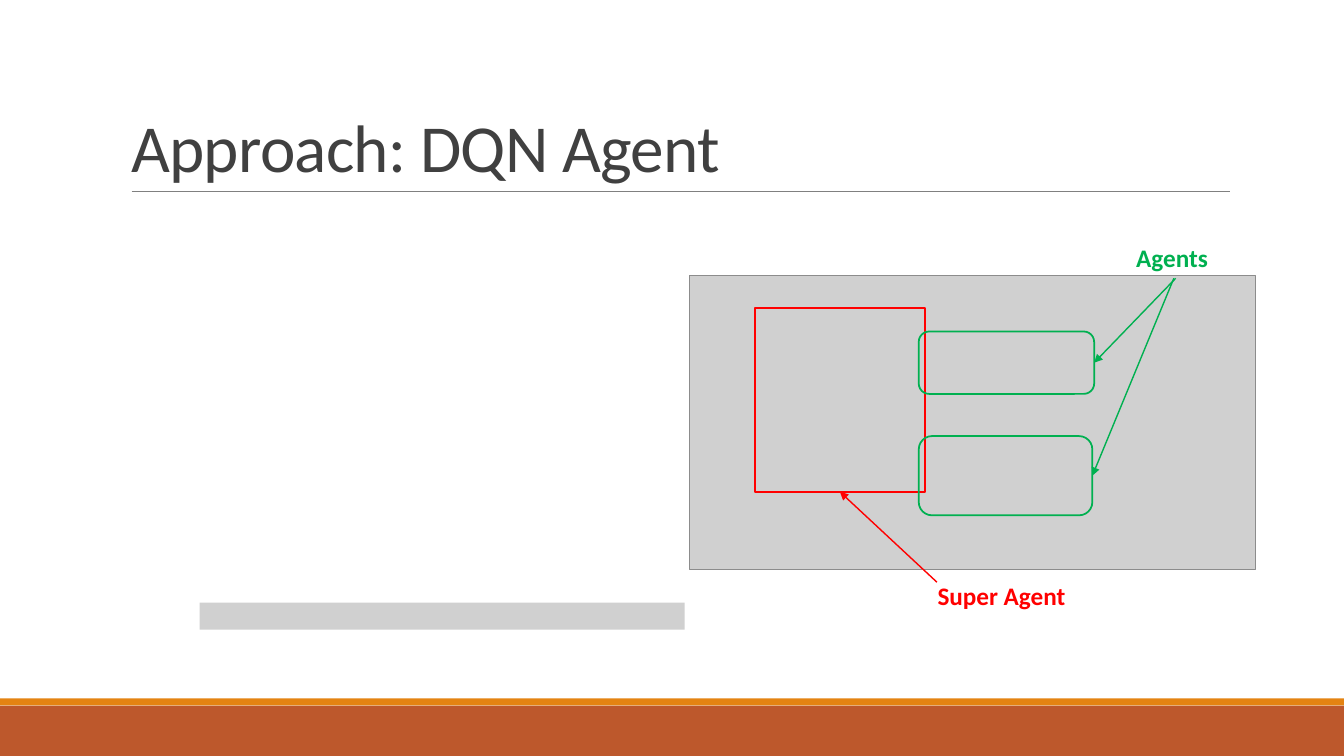
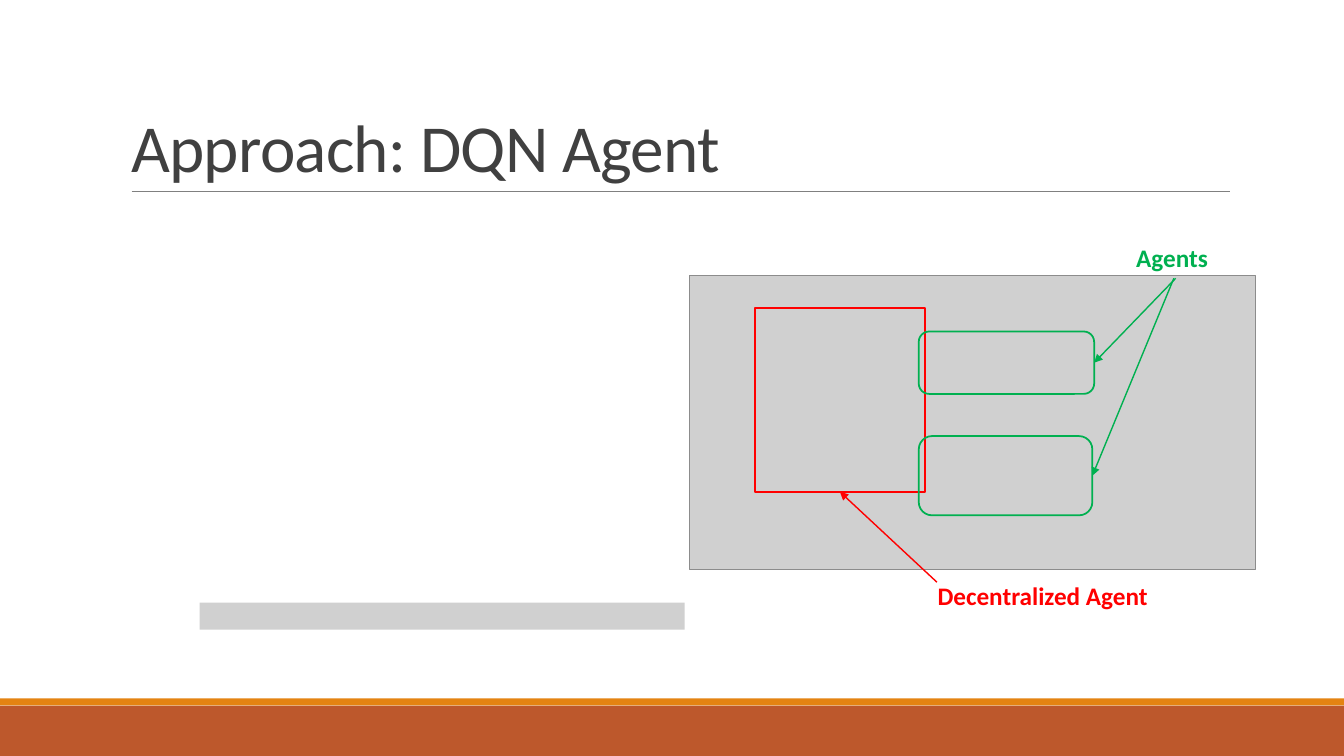
Before and after one commit to 3neutronstar/traffic-optimization_RL, a slide deck: slide 23 of 1st_Seminar(강민수).pptx (slide 26 before the commit). Drawn at 1344x756 pixels with LibreOffice and Linux fonts; fonts in the diff are those of the drawing; grey boxes stand for pictures. Boxes give left, top, right and bottom in pixels: in the first picture for what was removed or moved away, otherwise in the second. Text is boxed around its words. In the diff, an @@ line names an element or a change of style, - is before the commit and + after.

```diff
--- a/1st_Seminar(강민수).pptx
+++ b/1st_Seminar(강민수).pptx
@@ text at (x1=938, y1=587, x2=1148, y2=610): text changed @@
-Super Agent
+Decentralized Agent
```
Also in this commit, not shown: 7 other slides changed.
